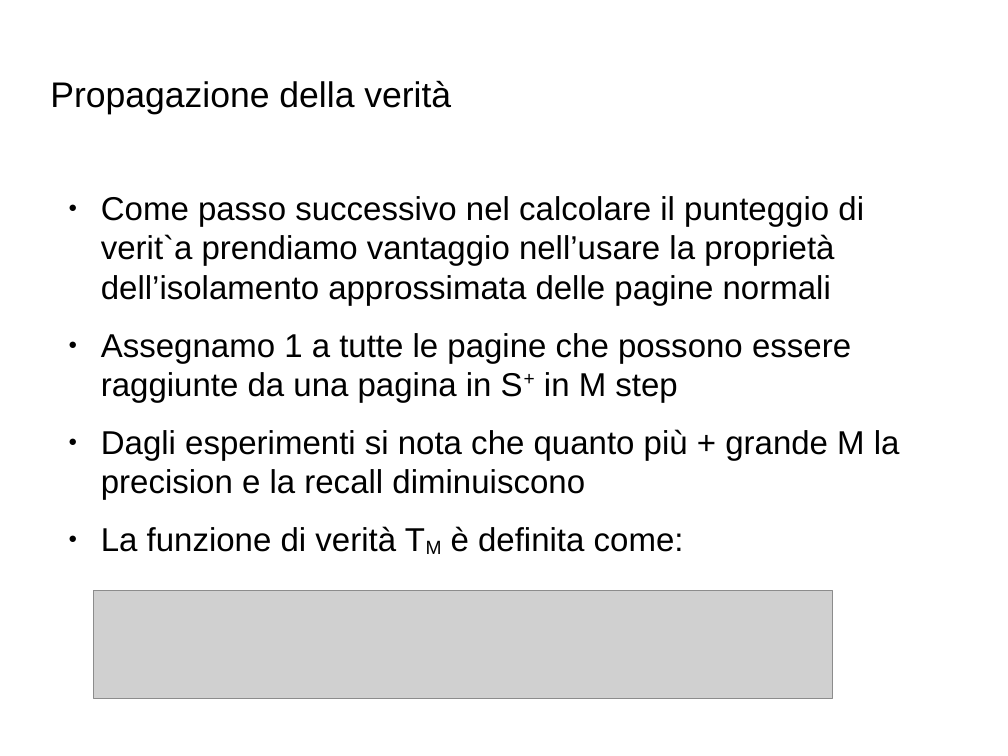
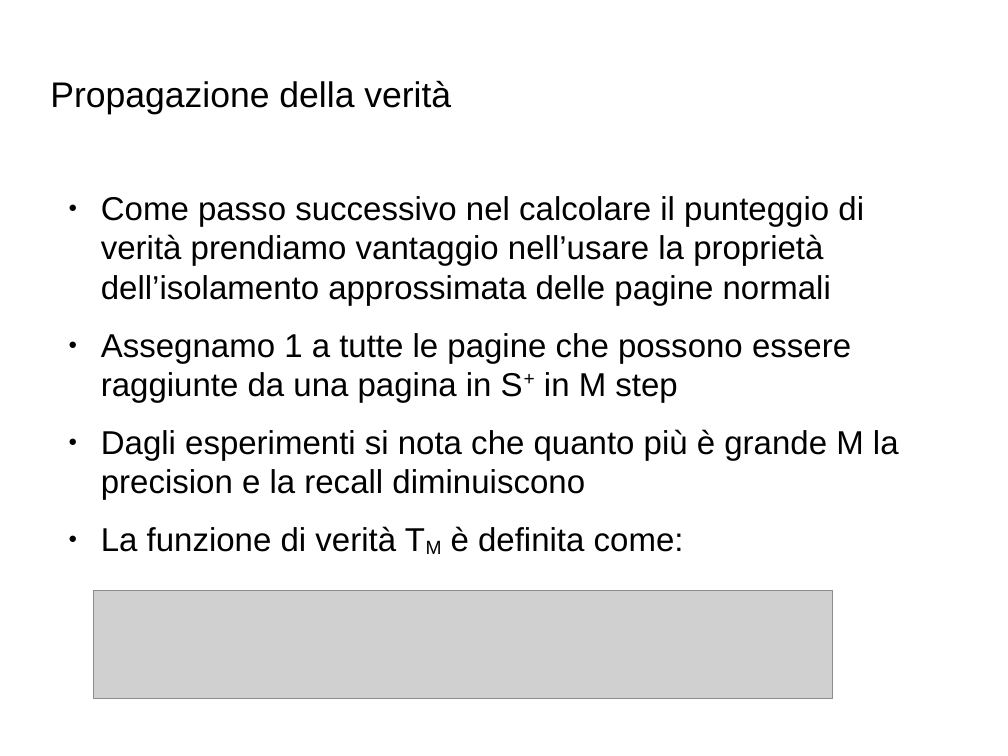
Before and after one commit to Toolanto/presentation, a slide deck: slide 82 of presentazione.odp. Drawn at 1008x756 pixels with LibreOffice and Linux fonts; fonts in the diff are those of the drawing; grey boxes stand for pictures; background and template pictures are left out. Boxes give left, top, right and bottom in pixels: in the first picture for what was removed or moved away, otherwise in the second. Text is boxed around its words. In the diff, an @@ line names an element or a change of style, - is before the commit and + after.

```diff
--- a/presentazione.odp
+++ b/presentazione.odp
@@ text at [101,196,864,306]: text changed @@
-● Come passo successivo nel calcolare il punteggio di verit`a prendiamo vantaggio nell’usare la proprietà dell’isolamento approssimata delle pagine normali
+● Come passo successivo nel calcolare il punteggio di verità prendiamo vantaggio nell’usare la proprietà dell’isolamento approssimata delle pagine normali
@@ text at [101,429,899,500]: text changed @@
-● Dagli esperimenti si nota che quanto più + grande M la precision e la recall diminuiscono
+● Dagli esperimenti si nota che quanto più è grande M la precision e la recall diminuiscono
```
Also in this commit, not shown: 3 other slides changed, 15 slides added.
